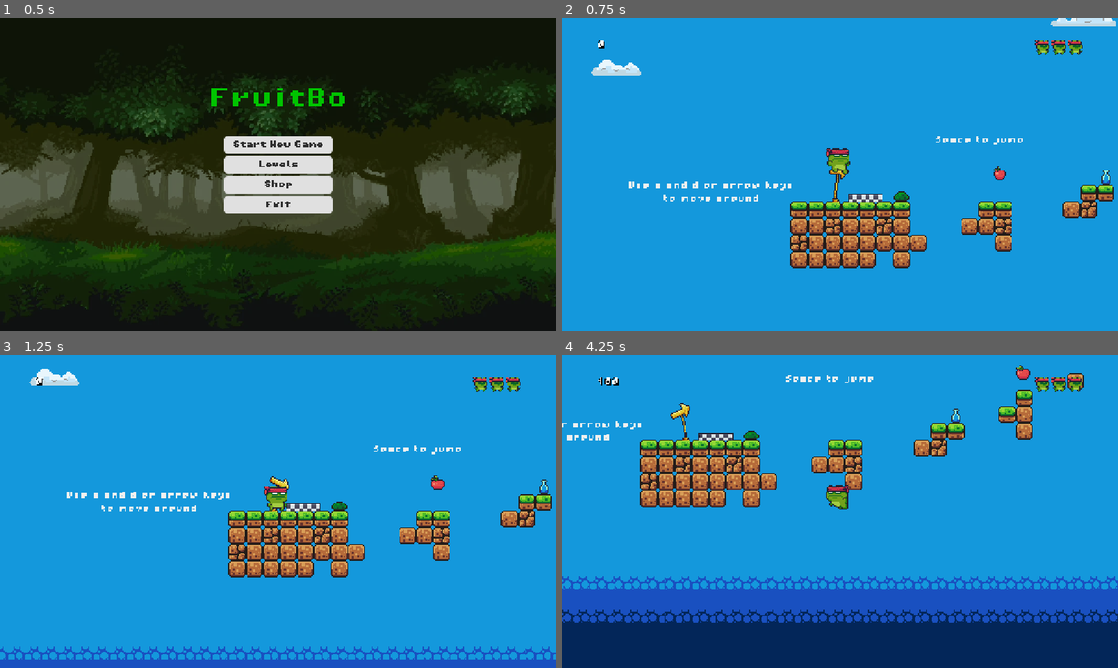
Above: before the commit, frames 1-4 (two rows, left to right).
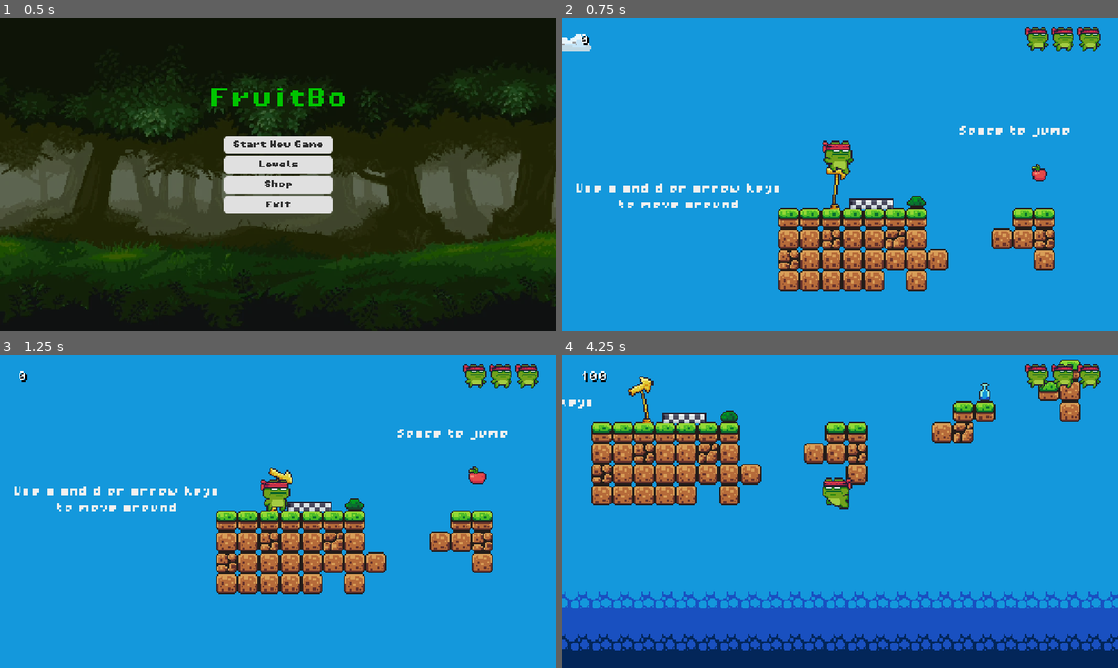
Above: after the commit, the same moments.

Repository: anushjindal19/jumpmasterrepo
Game: Godot game, scene res://scenes/GUI and Menus/main_menu.tscn
The game is run twice, just before and just after one commit, with the same random seed, the same clock (stepped at 60 frames per second) and the same inputs.
Inputs:
- Up to frame 1 (0.5 s): no input
- Up to frame 2 (0.75 s): click "Start New Game" at 0.5 s
- Up to frame 3 (1.25 s): no input
- Up to frame 4 (4.25 s): hold D (right) 1.28-2.78 s; tap Space (jump) at 1.52, 2.27, 3.77 s; hold A (left) 2.78-3.53 s; hold D (right) from 3.53 s (still down)

Frame 1 is identical in both runs. In frame 2, 13% of the frame differs, in the area x 0-100%, y 0-88%; in frame 3, 16%; in frame 4, 28%, in the area x 0-100%, y 1-95%.

Commit message:
Move the HUD to a CanvasLayer scene and set the camera zoom to 3
The score and lives were children of Camera2D, so their size and position
depended on the zoom. They now live in hud.tscn (screen space, font size 24 =
3x the pixel font's design size). Zoom 3 is a whole number, so tiles and the
in-level text map to exact 3x3 screen pixels instead of uneven 2.4.

Diff:
--- /dev/null
+++ b/scenes/GUI and Menus/hud.tscn
@@ -0,0 +1,33 @@
+[gd_scene load_steps=4 format=3]
+
+[ext_resource type="Script" uid="uid://d0d1fuyqu6mro" path="res://scripts/label.gd" id="1_score"]
+[ext_resource type="FontFile" uid="uid://bgvjhe6mkgk0e" path="res://assets/fonts/PixelOperator8.ttf" id="2_font"]
+[ext_resource type="PackedScene" uid="uid://do1ysug68wwf" path="res://scenes/GUI and Menus/life_container.tscn" id="3_lives"]
+
+[node name="HUD" type="CanvasLayer"]
+
+[node name="ScoreLabel" type="Label" parent="."]
+offset_left = 40.0
+offset_top = 32.0
+offset_right = 400.0
+offset_bottom = 64.0
+theme_override_colors/font_color = Color(1, 1, 1, 1)
+theme_override_colors/font_shadow_color = Color(0, 0, 0, 1)
+theme_override_constants/shadow_offset_x = 3
+theme_override_constants/shadow_offset_y = 3
+theme_override_fonts/font = ExtResource("2_font")
+theme_override_font_sizes/font_size = 24
+text = "0"
+vertical_alignment = 1
+script = ExtResource("1_score")
+
+[node name="lifeContainer" parent="." instance=ExtResource("3_lives")]
+anchors_preset = 1
+anchor_left = 1.0
+anchor_right = 1.0
+offset_left = -340.0
+offset_top = 20.0
+offset_right = -40.0
+offset_bottom = 76.0
+grow_horizontal = 0
+alignment = 2
--- a/scenes/GUI and Menus/life_container.tscn
+++ b/scenes/GUI and Menus/life_container.tscn
@@ -2,9 +2,9 @@
 
 [ext_resource type="Script" uid="uid://2er0rtquj70u" path="res://scripts/life_container.gd" id="1_6dabh"]
 
-[node name="lifeContainer" type="HBoxContainer"]
+[node name="lifeContainer" type="HBoxContainer" groups=["lives"]]
 layout_direction = 2
 offset_right = 132.0
 offset_bottom = 40.0
-theme_override_constants/separation = 45
+theme_override_constants/separation = 4
 script = ExtResource("1_6dabh")
--- a/scenes/GUI and Menus/life_gui.tscn
+++ b/scenes/GUI and Menus/life_gui.tscn
@@ -1,15 +1,13 @@
-[gd_scene load_steps=2 format=3 uid="uid://cp71ot6w7w22c"]
+[gd_scene load_steps=3 format=3 uid="uid://cp71ot6w7w22c"]
 
 [ext_resource type="Texture2D" uid="uid://bap26vnes0nxw" path="res://assets/sprites/assetpack/Main Characters/Ninja Frog/Idle (32x32).png" id="1_hd3jv"]
 
-[node name="lifeGui" type="Panel"]
-self_modulate = Color(1, 1, 1, 0)
-offset_right = 40.0
-offset_bottom = 40.0
+[sub_resource type="AtlasTexture" id="AtlasTexture_head"]
+atlas = ExtResource("1_hd3jv")
+region = Rect2(4, 8, 23, 24)
 
-[node name="Sprite2D" type="Sprite2D" parent="."]
-position = Vector2(20.25, 20)
-scale = Vector2(1.71739, 1.66667)
-texture = ExtResource("1_hd3jv")
-region_enabled = true
-region_rect = Rect2(4, 8, 23, 24)
+[node name="lifeGui" type="TextureRect"]
+custom_minimum_size = Vector2(56, 56)
+texture = SubResource("AtlasTexture_head")
+expand_mode = 1
+stretch_mode = 5
--- a/scenes/level_1.tscn
+++ b/scenes/level_1.tscn
@@ -14,8 +14,7 @@
 [ext_resource type="FontFile" uid="uid://bgvjhe6mkgk0e" path="res://assets/fonts/PixelOperator8.ttf" id="12_k8ld0"]
 [ext_resource type="PackedScene" uid="uid://dnd0pnxrbwcg" path="res://scenes/GUI and Menus/pause_menu.tscn" id="13_mbb35"]
 [ext_resource type="PackedScene" uid="uid://dl3os3mfiypg" path="res://scenes/player.tscn" id="14_iw4em"]
-[ext_resource type="Script" uid="uid://d0d1fuyqu6mro" path="res://scripts/label.gd" id="15_hnsmf"]
-[ext_resource type="PackedScene" uid="uid://do1ysug68wwf" path="res://scenes/GUI and Menus/life_container.tscn" id="16_nossa"]
+[ext_resource type="PackedScene" path="res://scenes/GUI and Menus/hud.tscn" id="15_hnsmf"]
 [ext_resource type="AudioStream" uid="uid://cliq2xueabko8" path="res://assets/sounds/retro-game-arcade-236133.mp3" id="17_hjqri"]
 [ext_resource type="PackedScene" path="res://scenes/enemies/mushroom.tscn" id="98_mushroom"]
 [ext_resource type="PackedScene" path="res://scenes/sky_background.tscn" id="99_sky"]
@@ -627,6 +626,8 @@
 position = Vector2(3801, -160)
 patrol_distance = 26.0
 
+[node name="HUD" parent="." instance=ExtResource("15_hnsmf")]
+
 [node name="CanvasLayer" type="CanvasLayer" parent="."]
 
 [node name="PauseMenu" parent="CanvasLayer" instance=ExtResource("13_mbb35")]
@@ -637,28 +638,7 @@
 
 [node name="Camera2D" type="Camera2D" parent="CharacterBody2D"]
 position = Vector2(2, 16)
-zoom = Vector2(2.4, 2.4)
-
-[node name="ScoreLabel" type="Label" parent="CharacterBody2D/Camera2D"]
-offset_left = -234.0
-offset_top = -130.0
-offset_right = -42.0
-offset_bottom = -114.0
-theme_override_colors/font_color = Color(1, 1, 1, 1)
-theme_override_colors/font_shadow_color = Color(0, 0, 0, 1)
-theme_override_constants/shadow_outline_size = 1
-theme_override_fonts/font = ExtResource("12_k8ld0")
-theme_override_font_sizes/font_size = 8
-text = "0"
-script = ExtResource("15_hnsmf")
-
-[node name="lifeContainer" parent="CharacterBody2D/Camera2D" instance=ExtResource("16_nossa")]
-layout_direction = 3
-offset_left = -365.0
-offset_top = -129.0
-offset_right = -139.0
-offset_bottom = -89.0
-scale = Vector2(0.35, 0.35)
+zoom = Vector2(3, 3)
 
 [node name="music" type="AudioStreamPlayer2D" parent="CharacterBody2D"]
 position = Vector2(2, 16)
--- a/scenes/level_2.tscn
+++ b/scenes/level_2.tscn
@@ -12,11 +12,10 @@
 [ext_resource type="PackedScene" uid="uid://bsp1u51etp7jr" path="res://scenes/fruits/cherry.tscn" id="6_7qsfm"]
 [ext_resource type="PackedScene" uid="uid://ceky2ebtmebih" path="res://scenes/checkpoint.tscn" id="7_bv48q"]
 [ext_resource type="PackedScene" uid="uid://btd6o00l2v78u" path="res://scenes/fruits/banana.tscn" id="7_k22d5"]
-[ext_resource type="Script" uid="uid://d0d1fuyqu6mro" path="res://scripts/label.gd" id="7_que50"]
+[ext_resource type="PackedScene" path="res://scenes/GUI and Menus/hud.tscn" id="7_que50"]
 [ext_resource type="PackedScene" uid="uid://dh3a71g628qm6" path="res://scenes/fruits/pineapple.tscn" id="8_k6a82"]
 [ext_resource type="PackedScene" uid="uid://dh1vl4edgunih" path="res://scenes/end_checkpoint.tscn" id="8_k22d5"]
 [ext_resource type="PackedScene" uid="uid://bfjdy5lwiunxc" path="res://scenes/damagers/non_avoidable_log.tscn" id="11_1sb0y"]
-[ext_resource type="PackedScene" uid="uid://do1ysug68wwf" path="res://scenes/GUI and Menus/life_container.tscn" id="15_vhnap"]
 [ext_resource type="AudioStream" uid="uid://cliq2xueabko8" path="res://assets/sounds/retro-game-arcade-236133.mp3" id="16_vwfin"]
 [ext_resource type="PackedScene" path="res://scenes/sky_background.tscn" id="99_sky"]
 
@@ -455,6 +454,8 @@
 position = Vector2(1641, -73)
 scale = Vector2(0.575, 0.575)
 
+[node name="HUD" parent="." instance=ExtResource("7_que50")]
+
 [node name="CanvasLayer" type="CanvasLayer" parent="."]
 
 [node name="PauseMenu" parent="CanvasLayer" instance=ExtResource("3_b4j7a")]
@@ -465,28 +466,7 @@
 
 [node name="Camera2D" type="Camera2D" parent="CharacterBody2D"]
 position = Vector2(2, 16)
-zoom = Vector2(2.4, 2.4)
-
-[node name="ScoreLabel" type="Label" parent="CharacterBody2D/Camera2D"]
-offset_left = -234.0
-offset_top = -130.0
-offset_right = -42.0
-offset_bottom = -114.0
-theme_override_colors/font_color = Color(1, 1, 1, 1)
-theme_override_colors/font_shadow_color = Color(0, 0, 0, 1)
-theme_override_constants/shadow_outline_size = 1
-theme_override_fonts/font = ExtResource("6_6cvei")
-theme_override_font_sizes/font_size = 8
-text = "0"
-script = ExtResource("7_que50")
-
-[node name="lifeContainer" parent="CharacterBody2D/Camera2D" instance=ExtResource("15_vhnap")]
-layout_direction = 3
-offset_left = -365.0
-offset_top = -129.0
-offset_right = -139.0
-offset_bottom = -89.0
-scale = Vector2(0.35, 0.35)
+zoom = Vector2(3, 3)
 
 [node name="music" type="AudioStreamPlayer2D" parent="CharacterBody2D"]
 position = Vector2(2, 16)
--- a/scenes/level_3.tscn
+++ b/scenes/level_3.tscn
@@ -6,11 +6,9 @@
 [ext_resource type="Script" uid="uid://xp6qny7um22" path="res://scripts/killzone.gd" id="4_sx8yt"]
 [ext_resource type="PackedScene" uid="uid://4p8p4vvd0jrq" path="res://scenes/damagers/avoidable_log.tscn" id="6_ax3dk"]
 [ext_resource type="PackedScene" uid="uid://bryu8qq61wj63" path="res://scenes/first_checkpoint.tscn" id="9_vv2vh"]
-[ext_resource type="FontFile" uid="uid://bgvjhe6mkgk0e" path="res://assets/fonts/PixelOperator8.ttf" id="12_1rxxv"]
 [ext_resource type="PackedScene" uid="uid://dnd0pnxrbwcg" path="res://scenes/GUI and Menus/pause_menu.tscn" id="14_detxl"]
 [ext_resource type="PackedScene" uid="uid://dl3os3mfiypg" path="res://scenes/player.tscn" id="15_58p72"]
-[ext_resource type="Script" uid="uid://d0d1fuyqu6mro" path="res://scripts/label.gd" id="16_365g5"]
-[ext_resource type="PackedScene" uid="uid://do1ysug68wwf" path="res://scenes/GUI and Menus/life_container.tscn" id="17_50287"]
+[ext_resource type="PackedScene" path="res://scenes/GUI and Menus/hud.tscn" id="16_365g5"]
 [ext_resource type="AudioStream" uid="uid://cliq2xueabko8" path="res://assets/sounds/retro-game-arcade-236133.mp3" id="18_os8re"]
 [ext_resource type="PackedScene" uid="uid://dh1vl4edgunih" path="res://scenes/end_checkpoint.tscn" id="19_endcp"]
 [ext_resource type="PackedScene" path="res://scenes/sky_background.tscn" id="99_sky"]
@@ -293,6 +291,8 @@
 
 [node name="damager (avoidable)" type="Node" parent="."]
 
+[node name="HUD" parent="." instance=ExtResource("16_365g5")]
+
 [node name="CanvasLayer" type="CanvasLayer" parent="."]
 
 [node name="PauseMenu" parent="CanvasLayer" instance=ExtResource("14_detxl")]
@@ -304,28 +304,7 @@
 
 [node name="Camera2D" type="Camera2D" parent="CharacterBody2D"]
 position = Vector2(2, 16)
-zoom = Vector2(2.4, 2.4)
-
-[node name="ScoreLabel" type="Label" parent="CharacterBody2D/Camera2D"]
-offset_left = -234.0
-offset_top = -130.0
-offset_right = -42.0
-offset_bottom = -114.0
-theme_override_colors/font_color = Color(1, 1, 1, 1)
-theme_override_colors/font_shadow_color = Color(0, 0, 0, 1)
-theme_override_constants/shadow_outline_size = 1
-theme_override_fonts/font = ExtResource("12_1rxxv")
-theme_override_font_sizes/font_size = 8
-text = "0"
-script = ExtResource("16_365g5")
-
-[node name="lifeContainer" parent="CharacterBody2D/Camera2D" instance=ExtResource("17_50287")]
-layout_direction = 3
-offset_left = -365.0
-offset_top = -129.0
-offset_right = -139.0
-offset_bottom = -89.0
-scale = Vector2(0.35, 0.35)
+zoom = Vector2(3, 3)
 
 [node name="music" type="AudioStreamPlayer2D" parent="CharacterBody2D"]
 position = Vector2(2, 16)
--- a/scripts/level_1.gd
+++ b/scripts/level_1.gd
@@ -1,6 +1,6 @@
 extends Node2D
 
-@onready var life_container: HBoxContainer = $CharacterBody2D/Camera2D/lifeContainer
+@onready var life_container: HBoxContainer = $HUD/lifeContainer
 
 
 func _ready() -> void:
--- a/scripts/player.gd
+++ b/scripts/player.gd
@@ -12,7 +12,7 @@
 var can_jump = true
 var can_double_jump = true
 var is_double_jumping = false  # Tracks if the double jump animation has been triggered
-@onready var life_container: HBoxContainer = $Camera2D/lifeContainer
+@onready var life_container: HBoxContainer = get_tree().get_first_node_in_group("lives")  # In the level's HUD
 var checkpoint_position = Vector2.ZERO
 var already_damaged = false
 
Not shown: 1 places in scenes/level_1.tscn that only renumber resources
Not shown: 1 places in scenes/level_2.tscn that only renumber resources
Not shown: 1 places in scenes/level_3.tscn that only renumber resources
